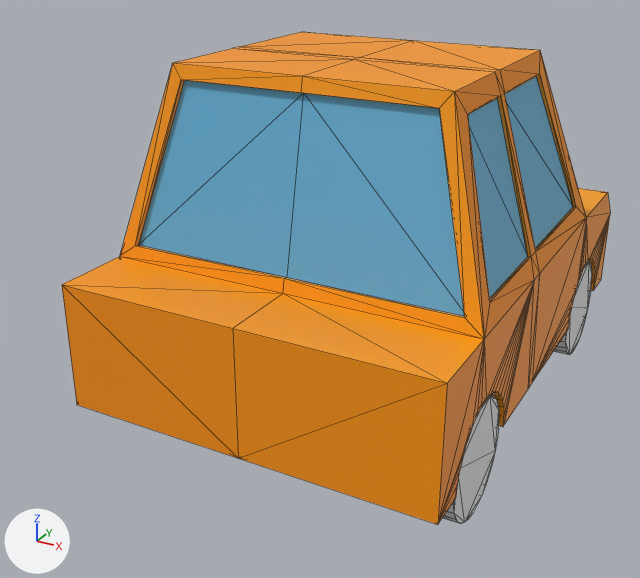
Two versions of the glTF model public/models/car.glb, one commit apart.
Rendered twice from a 50 mm camera at (2.02, -3.88, 2.72) aimed at (-0.2, 0.15, 0.71). Every picture has the same lights, and +X, +Y and +Z are marked at lower left. The picture after the commit comes second. Mesh edges are drawn as thin lines. Vertices at exactly the same position are counted once.

Objects in the first picture: 'Cube', 'wheel_fl', 'wheel_rl'.
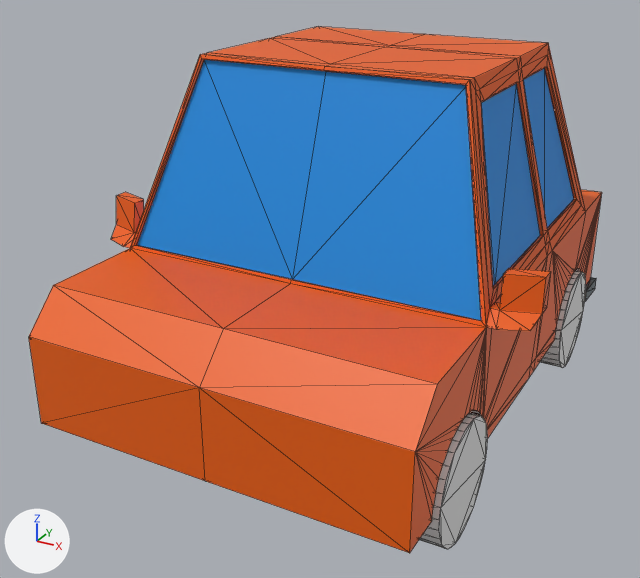
Commit message: updated car and models

Changed parts and their boxes (x1, y1, x2, y2) in the pictures (640 x 578 px):
'Cube', reshaped, moved, turned: before (62, 32, 610, 525); after (29, 27, 602, 553)
'wheel_fr', moved (not visible before): after (419, 413, 488, 549)
'wheel_rl', moved (not visible afterwards): before (443, 395, 499, 524)
'wheel_rr', moved (not visible before): after (540, 271, 586, 368)
'wheel_fl', moved (not visible afterwards): before (554, 261, 592, 355)
part 1 of me_cube, reshaped: before (62, 32, 594, 525); after (111, 38, 602, 437)
part 2 of me_cube, surface changed: before (62, 47, 610, 427); after (29, 27, 602, 553)

The change, as a diff of the scene's bpy script:
```diff
--- a/public/models/car.glb.py
+++ b/public/models/car.glb.py
@@ me_cube @@
 # used by ob_cube; location = (0.0, 0.0, 0.0)
-me_cube.from_pydata(...)  # 261 vertices, 518 faces; spans x -1.0..1.0, y -1.0..2.0, z 0.32..1.99
+me_cube.from_pydata(...)  # 374 vertices, 732 faces; spans x -1.21..1.21, y -1.03..2.0, z 0.32..1.99
+# me_cube part 1
+# 4 vertices are removed from x -1.0..1.0, y -0.79..-0.78, z 0.32..0.39
+# 162 faces are deleted
+# 87 vertices are added at x -1.21..1.21, y -1.03..1.23, z 0.32..1.94
+# 7 new vertices lie (0.0, -0.05, 0.0) away from vertices in x -0.76..0.76, y 0.8..0.88, z 1.88..1.99
+# 7 new vertices lie (0.0, -0.07, 0.0) away from vertices in x -0.97..0.97, y 1.07..1.23, z 0.32..1.11
+# 352 new faces join them
+# me_cube part 2: 359 kept faces spanning x -1.0..1.0, y -1.0..2.0, z 0.32..1.99 get new texture (UV) coordinates
+# other edits to the shape of me_cube do not show in these pictures
 me_cube.materials.append(mat_material)
@@ ob_cube @@
 ob_cube = bpy.data.objects.new('Cube', me_cube)
-ob_cube.location = (0.0, 0.0, 0.0)
+ob_cube.location = (-0.032, 0.78, 0.0)
+ob_cube.rotation_euler = (0.0, 0.0, -3.142)  # degrees (0, 0, -180)
@@ ob_wheel_fr @@
 ob_wheel_fr = bpy.data.objects.new('wheel_fr', me_cylinder_001)
-ob_wheel_fr.location = (-0.889, 1.446, 0.324)
+ob_wheel_fr.location = (0.857, -0.665, 0.324)
 ob_wheel_fr.rotation_euler = (0.0, 1.571, 0.0)  # degrees (0, 90, 0)
@@ ob_wheel_rr @@
 ob_wheel_rr = bpy.data.objects.new('wheel_rr', me_cylinder_002)
-ob_wheel_rr.location = (-0.889, -0.47, 0.324)
+ob_wheel_rr.location = (0.857, 1.251, 0.324)
 ob_wheel_rr.rotation_euler = (0.0, 1.571, 0.0)  # degrees (0, 90, 0)
@@ ob_wheel_fl @@
 ob_wheel_fl = bpy.data.objects.new('wheel_fl', me_cylinder_004)
-ob_wheel_fl.location = (0.849, 1.446, 0.324)
+ob_wheel_fl.location = (-0.881, -0.665, 0.324)
 ob_wheel_fl.rotation_euler = (0.0, 1.571, 0.0)  # degrees (0, 90, 0)
@@ ob_wheel_rl @@
 ob_wheel_rl = bpy.data.objects.new('wheel_rl', me_cylinder_005)
-ob_wheel_rl.location = (0.849, -0.47, 0.324)
+ob_wheel_rl.location = (-0.881, 1.251, 0.324)
 ob_wheel_rl.rotation_euler = (0.0, 1.571, 0.0)  # degrees (0, 90, 0)
```
